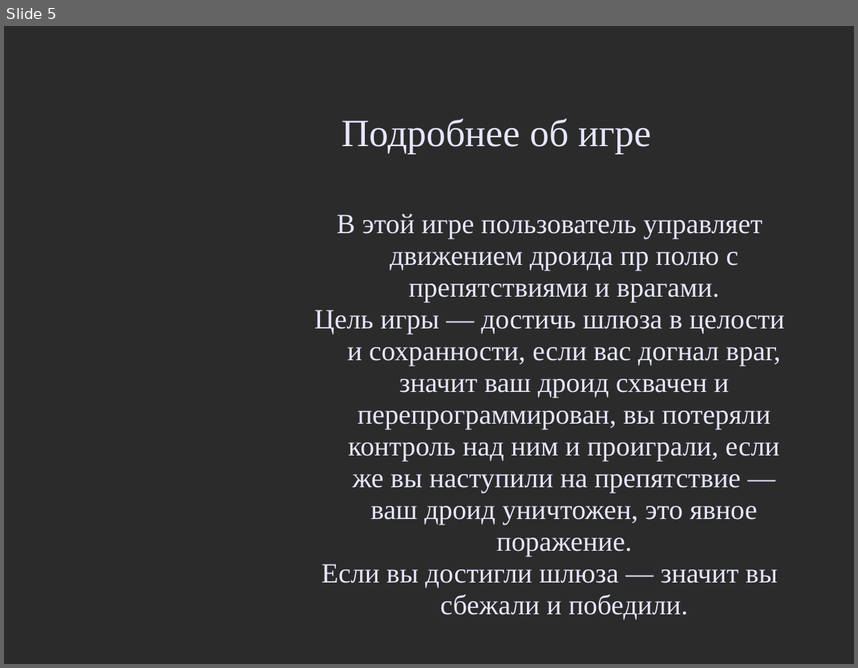
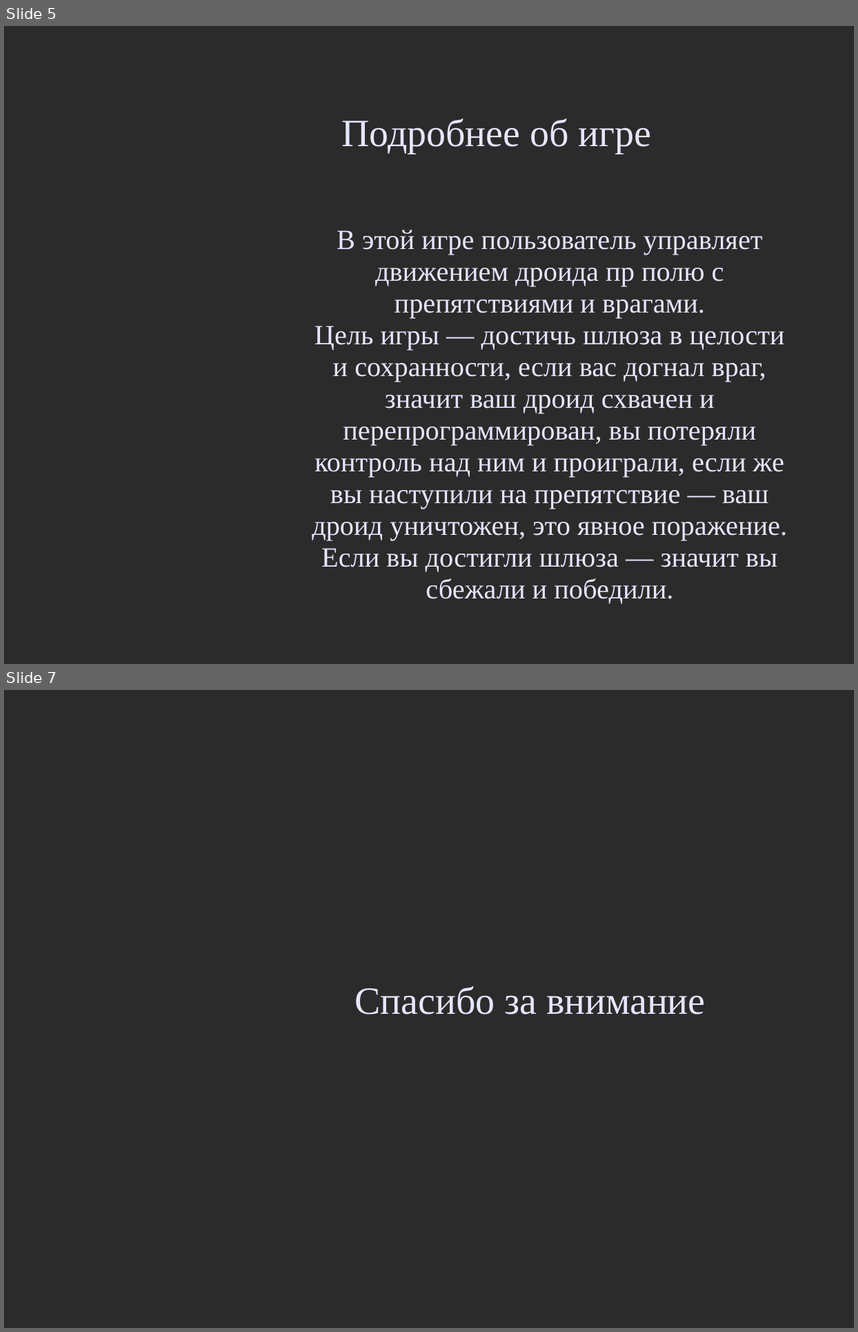
Before and after one commit to Ted64sar/ProektYandex, a slide deck: Презентация проекта.ppt. Shown one above the other, each under a label of ours: slide 5 before the commit, slides 5 and 7 after it; the slides between them are not shown. The pictures are 858x668 and 858x1332 pixels, drawn with LibreOffice and Linux fonts; fonts in the diff are those of the drawing; background and template pictures are left out; a plain dark background stands for a picture behind light text. Boxes give left, top, right and bottom in pixels: in the first picture for what was removed or moved away, otherwise in the second. Text is boxed around its words. In the diff, an @@ line names an element or a change of style, - is before the commit and + after.

```diff
--- a/Презентация проекта.ppt
+++ b/Презентация проекта.ppt
@@ slide 7 added at [4, 690, 854, 1328], background picture (left out) @@
@@ title added at [355, 986, 705, 1014], 36 pt, text #E6E6FF @@
+Спасибо за внимание
@@ slide 5 changed as well @@
@@ subtitle "В этой игре пользователь управляет ..." at [312, 230, 787, 604]: indent changed @@
```
Also in this commit, not shown: 4 other slides changed, 1 other slide added, 1 slide removed.
